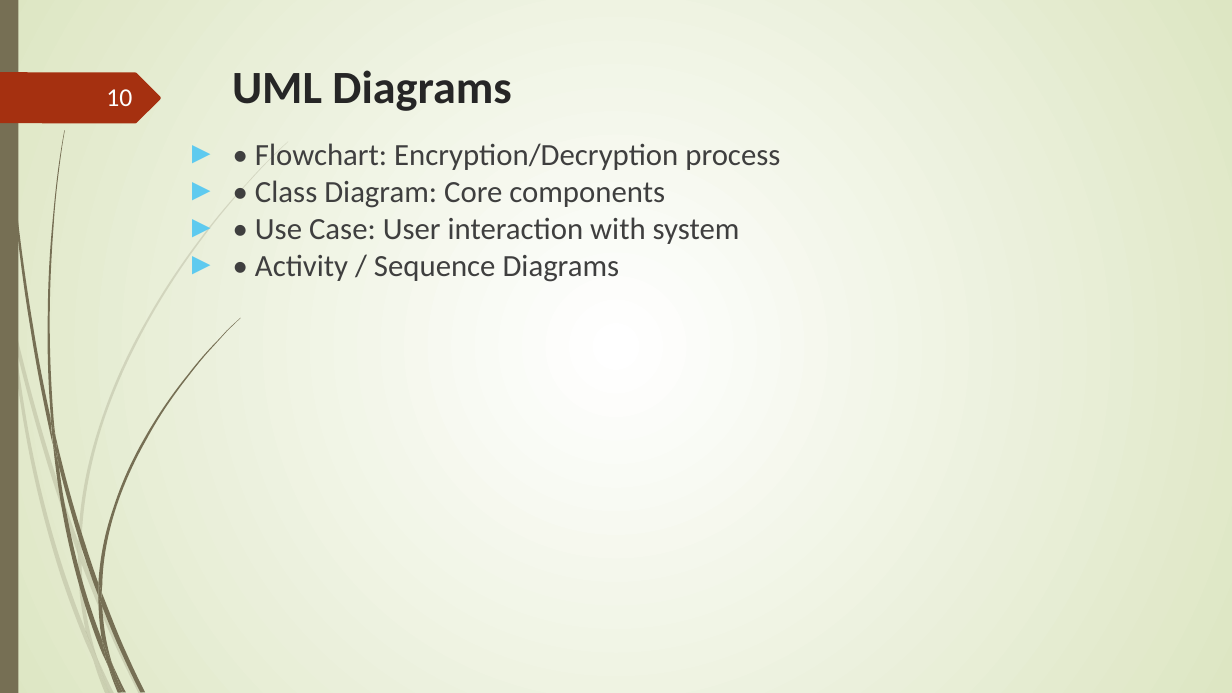
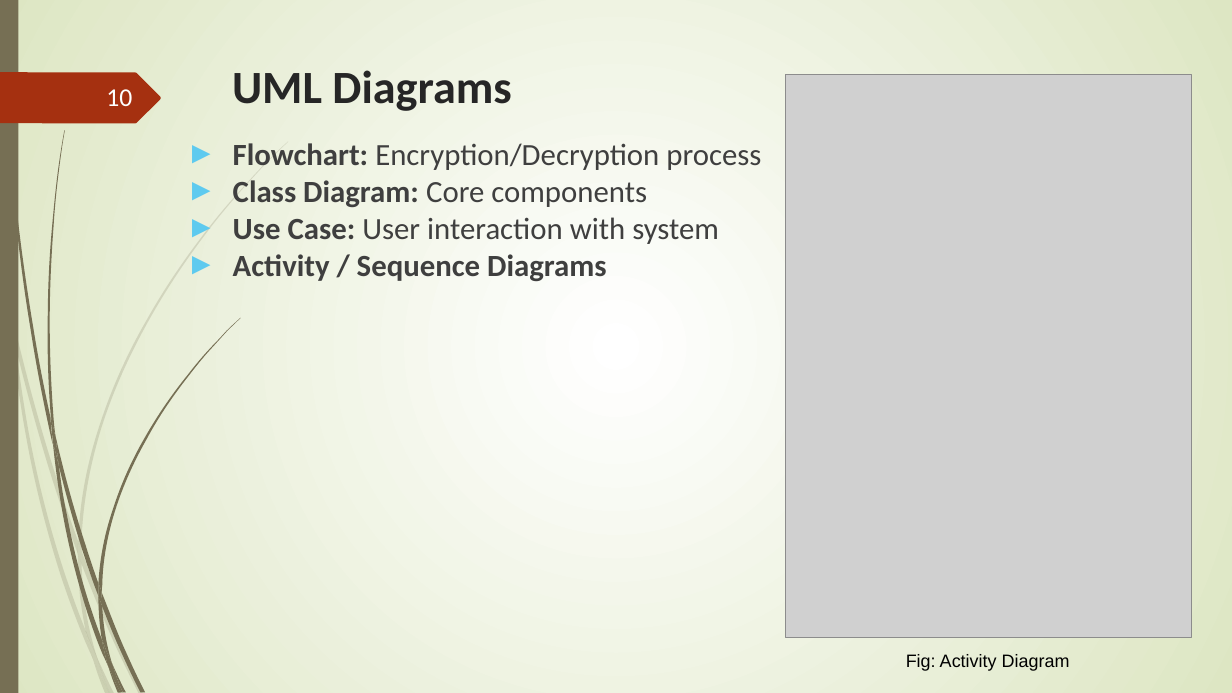
Before and after one commit to salimshre/Encryptor, a slide deck: slide 10 of Documentation/final -File Encryptor In C++.pptx. Drawn at 1232x693 pixels with LibreOffice and Linux fonts; fonts in the diff are those of the drawing; grey boxes stand for pictures. Boxes give left, top, right and bottom in pixels: in the first picture for what was removed or moved away, otherwise in the second. Text is boxed around its words. In the diff, an @@ line names an element or a change of style, - is before the commit and + after.

```diff
--- a/Documentation/final -File Encryptor In C++.pptx
+++ b/Documentation/final -File Encryptor In C++.pptx
@@ picture added at bbox=[786, 74, 1191, 637] @@
@@ text at bbox=[233, 143, 761, 281]: text changed @@
-► • Flowchart: Encryption/Decryption process
-► • Class Diagram: Core components
-► • Use Case: User interaction with system
-► • Activity / Sequence Diagrams
+► Flowchart: Encryption/Decryption process
+► Class Diagram: Core components
+► Use Case: User interaction with system
+► Activity / Sequence Diagrams
@@ text added at bbox=[906, 654, 1070, 671], 14 pt, text #000000 @@
+Fig: Activity Diagram
```
Also in this commit, not shown: 7 other slides changed, 3 other files.
